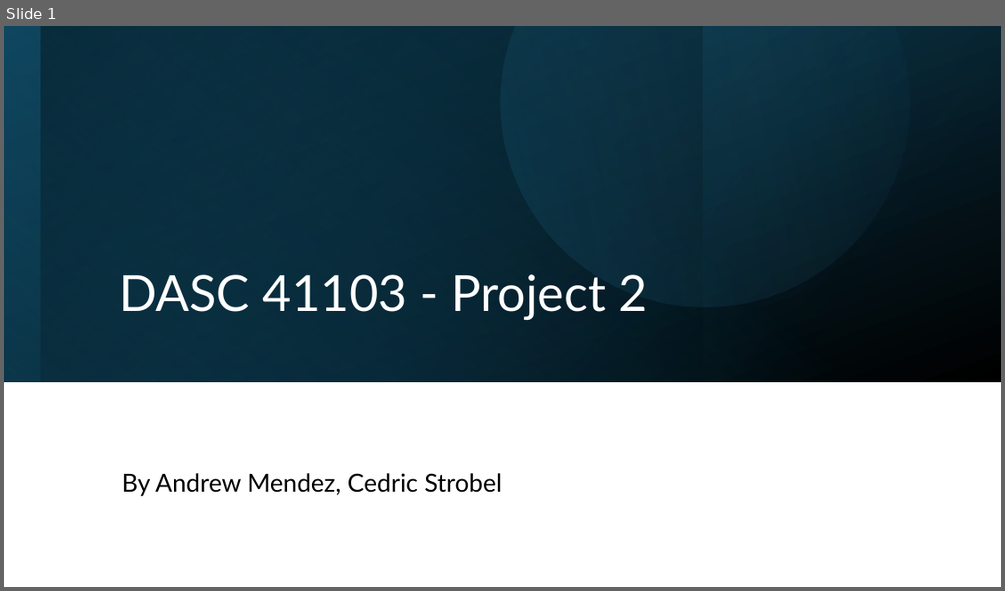
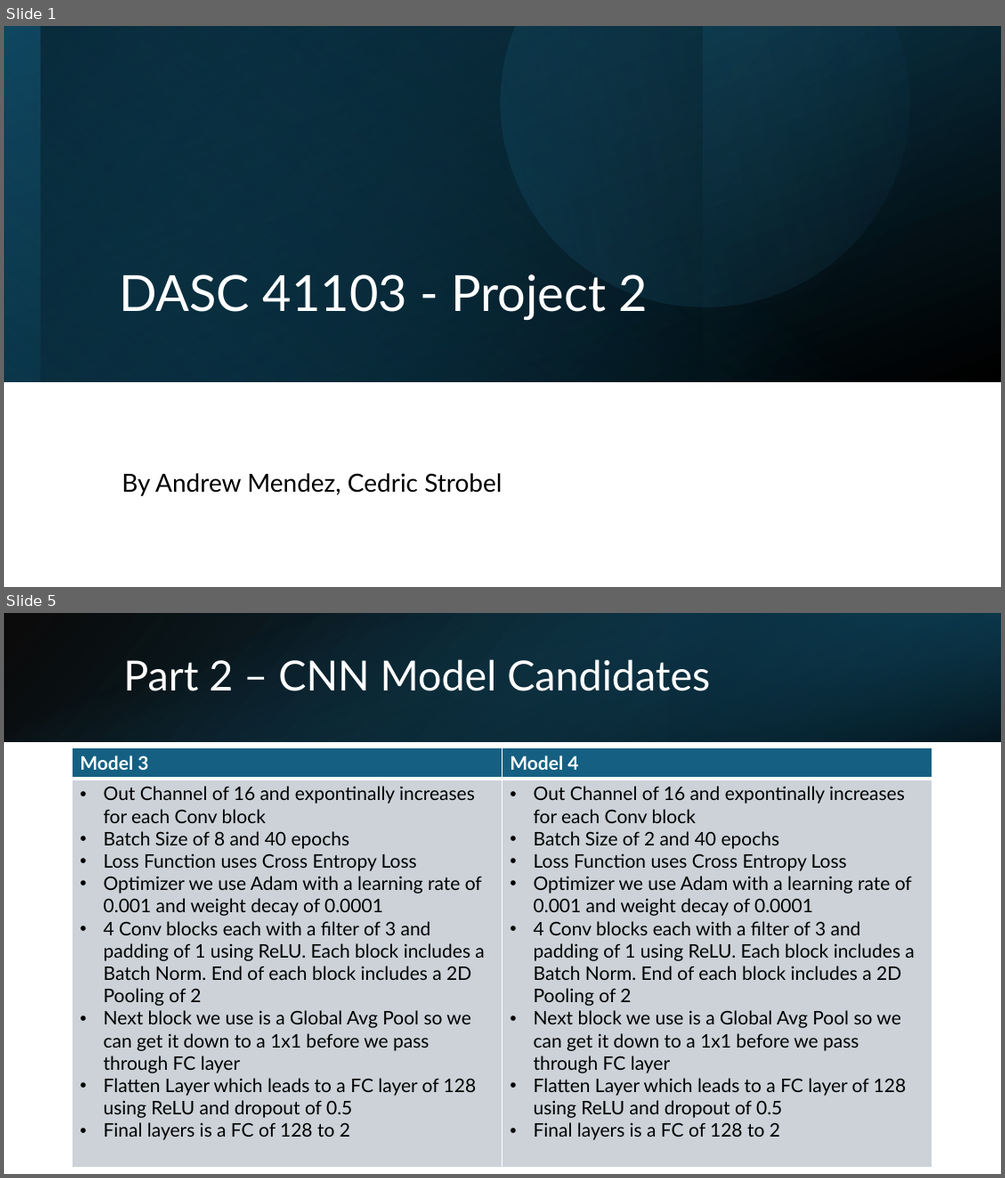
Before and after one commit to cedricstrobel/DASC_Project3, a slide deck: Project_3_Powerpoint.pptx. Shown one above the other, each under a label of ours: slide 1 before the commit, slides 1 and 5 after it; the slides between them are not shown. The pictures are 1005x591 and 1005x1178 pixels, drawn with LibreOffice and Linux fonts; fonts in the diff are those of the drawing. Boxes give left, top, right and bottom in pixels: in the first picture for what was removed or moved away, otherwise in the second. Text is boxed around its words. In the diff, an @@ line names an element or a change of style, - is before the commit and + after.

```diff
--- a/Project_3_Powerpoint.pptx
+++ b/Project_3_Powerpoint.pptx
@@ slide 5 added at bbox=[4, 613, 1001, 1174], background #FFFFFF @@
@@ rectangle added at bbox=[4, 613, 1001, 742], fill gradient #000000 to #104862 @@
@@ rectangle added at bbox=[4, 613, 1001, 742], fill gradient #156082 to #000000 @@
@@ rectangle added at bbox=[669, 613, 1001, 742], fill gradient #0B3041 to #156082 @@
@@ title added at bbox=[123, 659, 710, 691], 40 pt, text #FFFFFF @@
+Part 2 – CNN Model Candidates
@@ table added at bbox=[73, 748, 933, 1167], 2 rows, 2 columns @@
+Model 3 | Model 4
+Out Channel of 16 and expontinally increases for each Conv block / Batch Size of 8 and 40 epochs / Loss Function uses Cross Entropy Loss / Optimizer we use Adam with a learning rate of 0.001 and weight decay of 0.0001 / 4 Conv blocks each with a filter of 3 and padding of 1 using ReLU. Each block includes a Batch Norm. End of each block includes a 2D Pooling of 2 / Next block we use is a Global Avg Pool so we can get it down to a 1x1 before we pass through FC layer / Flatten Layer which leads to a FC layer of 128 using ReLU and dropout of 0.5 / Final layers is a FC of 128 to 2 | Out Channel of 16 and expontinally increases for each Conv block / Batch Size of 2 and 40 epochs / Loss Function uses Cross Entropy Loss / Optimizer we use Adam with a learning rate of 0.001 and weight decay of 0.0001 / 4 Conv blocks each with a filter of 3 and padding of 1 using ReLU. Each block includes a Batch Norm. End of each block includes a 2D Pooling of 2 / Next block we use is a Global Avg Pool so we can get it down to a 1x1 before we pass through FC layer / Flatten Layer which leads to a FC layer of 128 using ReLU and dropout of 0.5 / Final layers is a FC of 128 to 2
```
Also in this commit, not shown: 1 slide changed, 17 other slides added, 7 slides removed, 26 other files.
